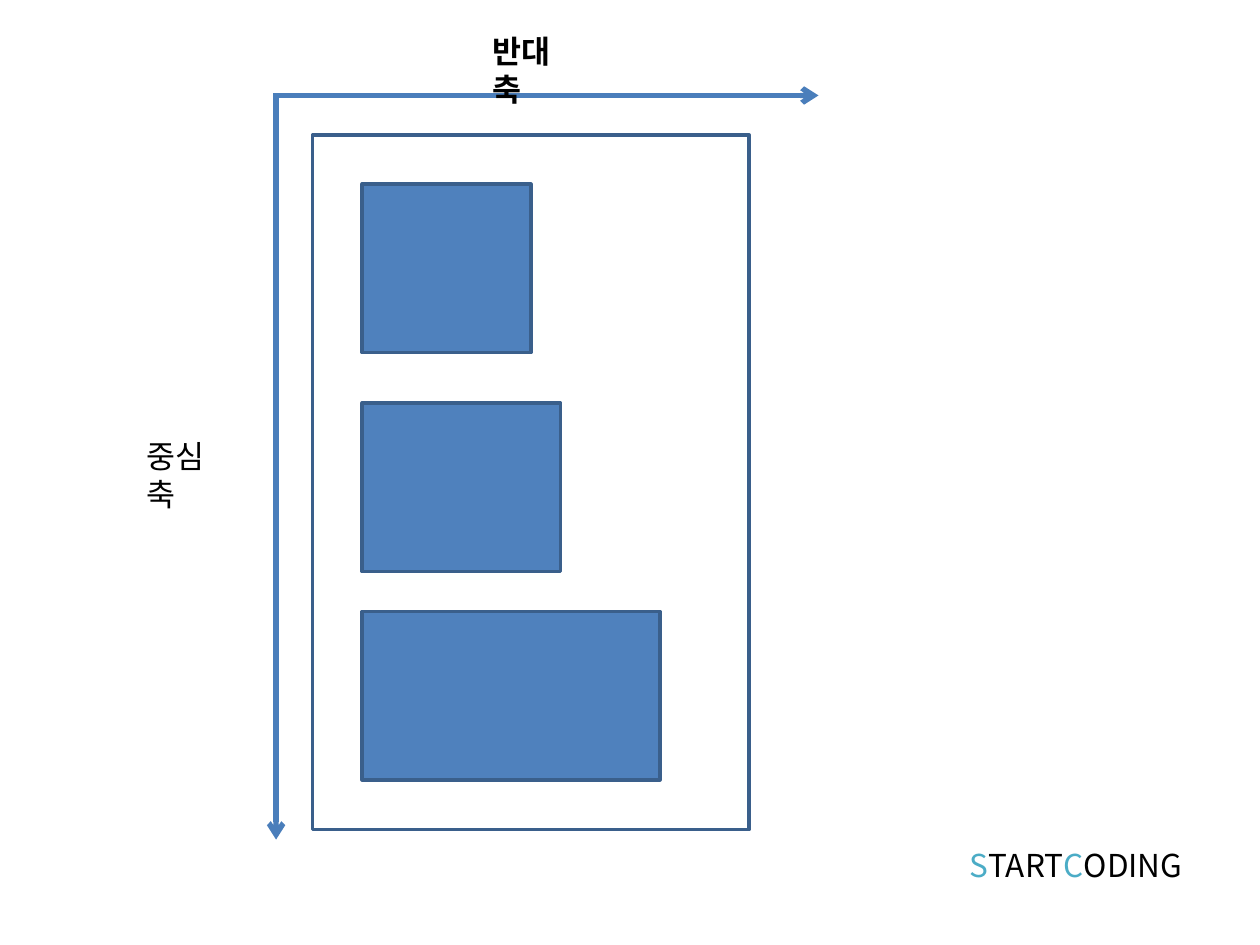
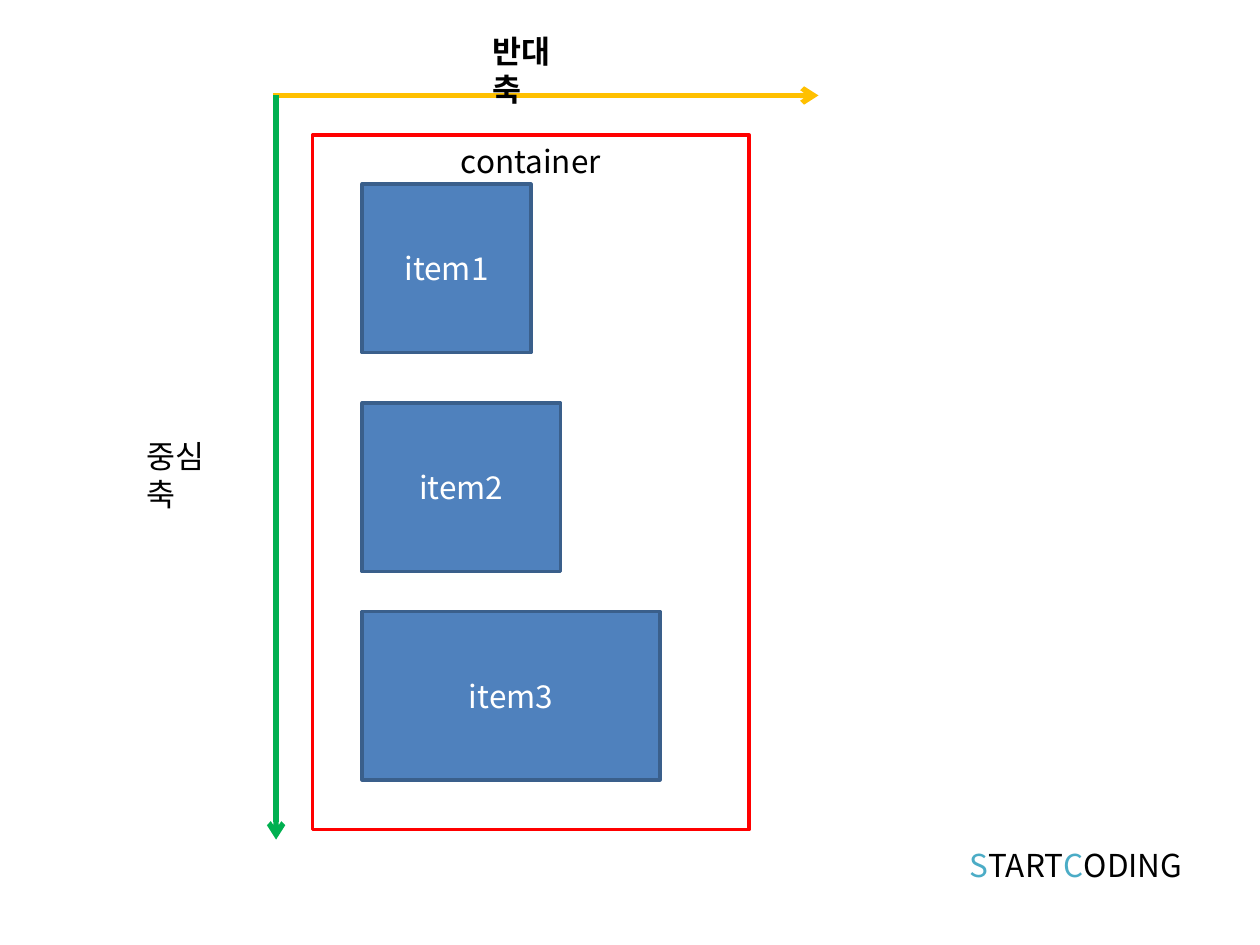
Before and after one commit to kwonkijun/web, a slide deck: slide 8 of 프론트엔드기초(PPT)/CSS3 8강_CSS 플렉스박스 레이아웃.pptx (slide 9 before the commit). Drawn at 1260x945 pixels with LibreOffice and Linux fonts; fonts in the diff are those of the drawing. Boxes give left, top, right and bottom in pixels: in the first picture for what was removed or moved away, otherwise in the second. Text is boxed around its words. In the diff, an @@ line names an element or a change of style, - is before the commit and + after.

```diff
--- a/프론트엔드기초(PPT)/CSS3 8강_CSS 플렉스박스 레이아웃.pptx
+++ b/프론트엔드기초(PPT)/CSS3 8강_CSS 플렉스박스 레이아웃.pptx
@@ arrow (273, 96) - (819, 96): stroke #4B7EBC 3 pt to #FFC000 3 pt @@
@@ arrow (276, 96) - (276, 839): stroke #4B7EBC 3 pt to #00B050 3 pt @@
@@ rectangle "container" at (312,135,748,829): outline #3A5F8C 2 pt to #FF0000 2 pt @@
@@ text in rectangle at (461,148,601,174): text added @@
+container
@@ text in rectangle at (404,255,488,281): text added @@
+item1
@@ text in rectangle at (419,474,503,500): text added @@
+item2
@@ text in rectangle at (469,683,553,709): text added @@
+item3
```
Also in this commit, not shown: 4 other slides changed, 6 slides added, 1 slide removed, 1 other file.
